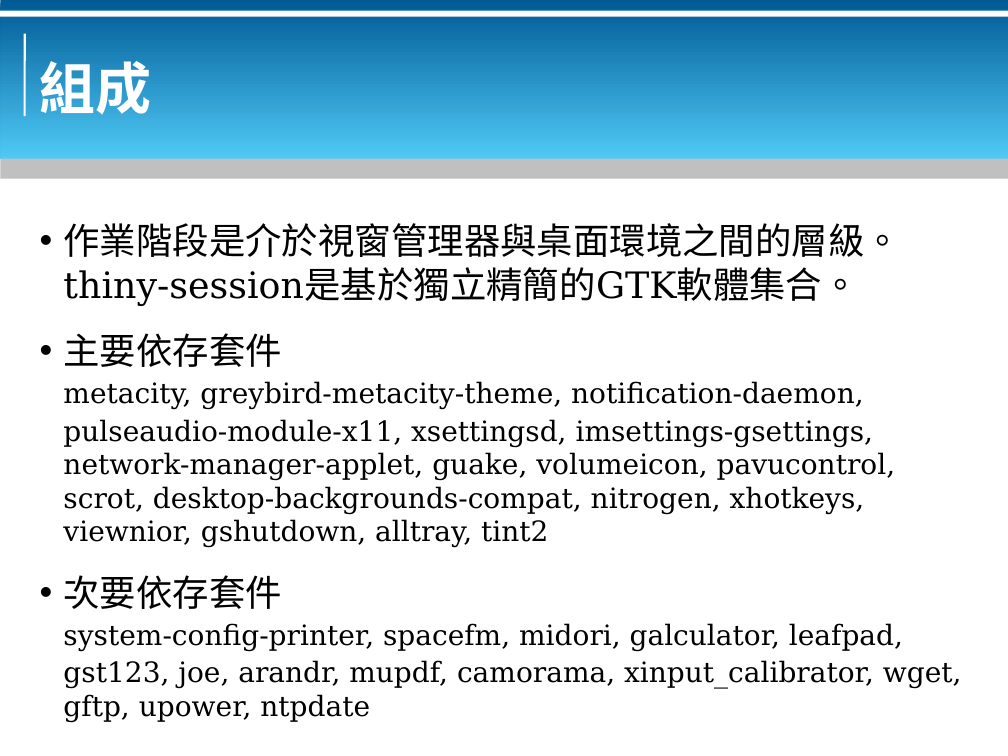
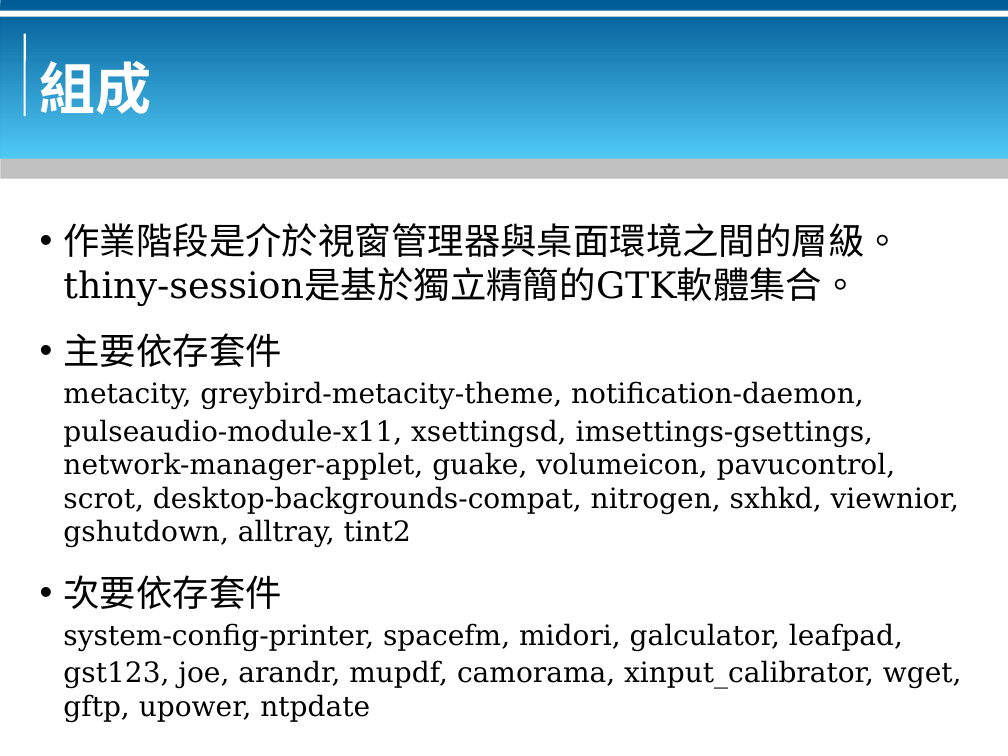
Before and after one commit to bluebat/.presentations, a slide deck: slide 3 of a-thin-and-tiny-session-for-x-window.odp. Drawn at 1008x756 pixels with LibreOffice and Linux fonts; fonts in the diff are those of the drawing; background and template pictures are left out. Boxes give left, top, right and bottom in pixels: in the first picture for what was removed or moved away, otherwise in the second. Text is boxed around its words. In the diff, an @@ line names an element or a change of style, - is before the commit and + after.

```diff
--- a/a-thin-and-tiny-session-for-x-window.odp
+++ b/a-thin-and-tiny-session-for-x-window.odp
@@ text at (x1=63, y1=419, x2=959, y2=548): text changed @@
-pulseaudio-module-x11, xsettingsd, imsettings-gsettings, network-manager-applet, guake, volumeicon, pavucontrol, scrot, desktop-backgrounds-compat, nitrogen, xhotkeys, viewnior, gshutdown, alltray, tint2
+pulseaudio-module-x11, xsettingsd, imsettings-gsettings, network-manager-applet, guake, volumeicon, pavucontrol, scrot, desktop-backgrounds-compat, nitrogen, sxhkd, viewnior, gshutdown, alltray, tint2
```
Also in this commit, not shown: 2 other slides changed, 1 other file.
